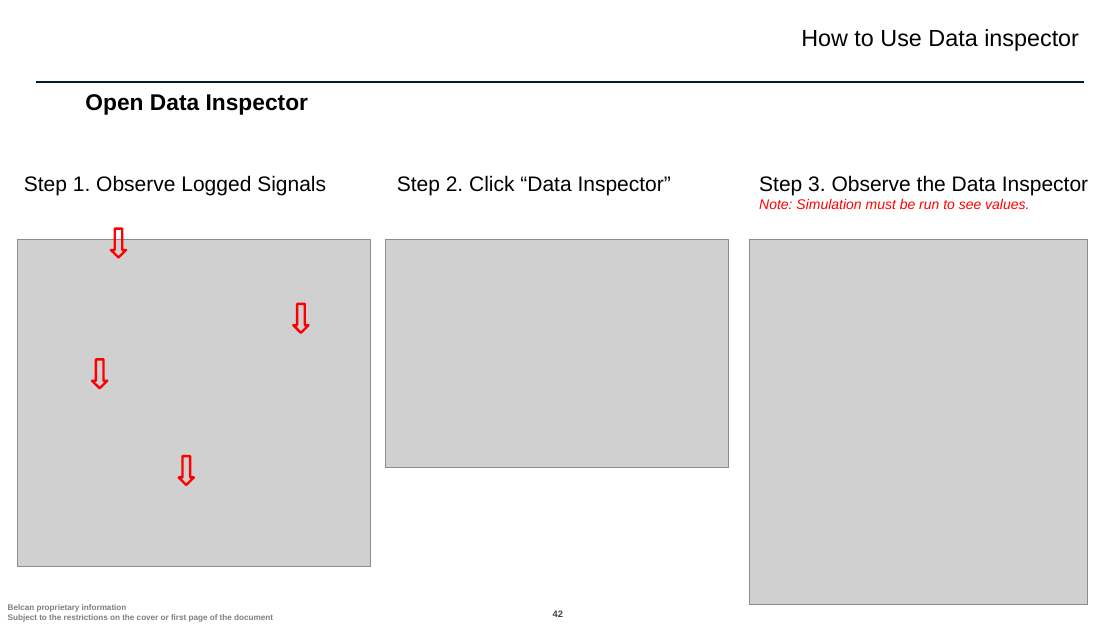
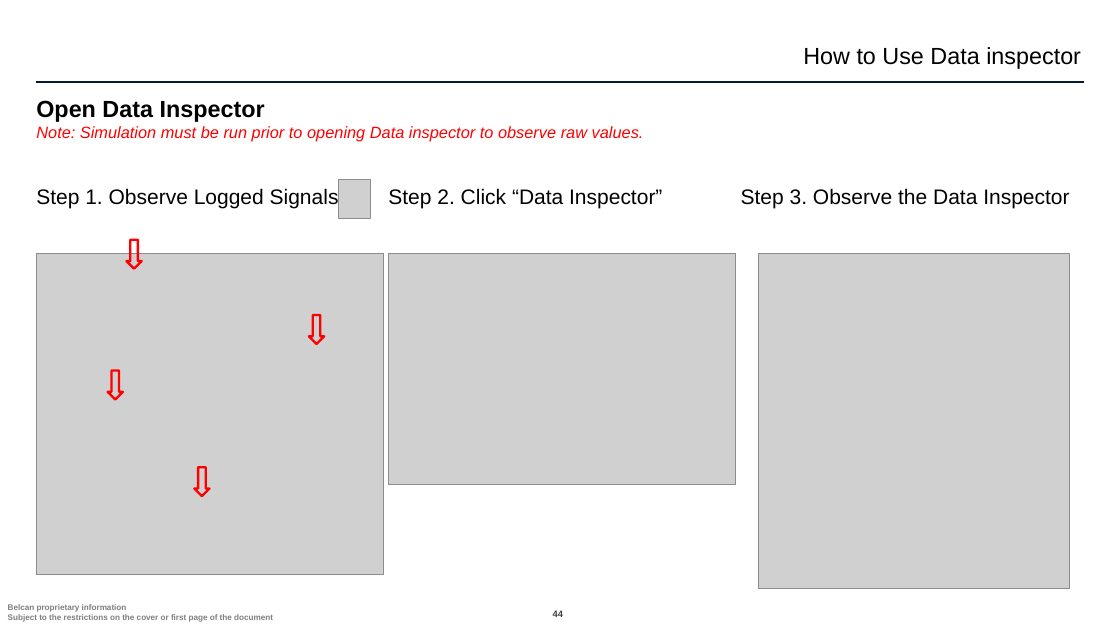
Before and after one commit to ntylerbelcan/aviation-controls-simulink-training-Belcan, a slide deck: slide 44 of ch01/Chapter 1 - Belcan.pptx (slide 42 before the commit). Drawn at 1120x630 pixels with LibreOffice and Linux fonts; fonts in the diff are those of the drawing; grey boxes stand for pictures; background and template pictures are left out. Boxes give left, top, right and bottom in pixels: in the first picture for what was removed or moved away, otherwise in the second. Text is boxed around its words. In the diff, an @@ line names an element or a change of style, - is before the commit and + after.

```diff
--- a/ch01/Chapter 1 - Belcan.pptx
+++ b/ch01/Chapter 1 - Belcan.pptx
@@ text "How to Use Data inspector": place and size @@
-text "How to Use Data inspector" at bbox=[801, 29, 1079, 51]
+text "How to Use Data inspector" at bbox=[803, 47, 1081, 69]
@@ title added at bbox=[36, 100, 644, 142], 14 pt, text #FF0000, italic @@
+Open Data Inspector
+Note: Simulation must be run prior to opening Data inspector to observe raw values.
@@ text removed at bbox=[85, 94, 308, 115] @@
-Open Data Inspector
@@ text "Step 1. Observe Logged Signals": place and size @@
-text "Step 1. Observe Logged Signals" at bbox=[24, 175, 326, 195]
+text "Step 1. Observe Logged Signals" at bbox=[36, 187, 339, 208]
@@ picture added at bbox=[339, 180, 371, 218] @@
@@ text "Step 2. Click “Data Inspector”": place and size @@
-text "Step 2. Click “Data Inspector”" at bbox=[397, 175, 671, 195]
+text "Step 2. Click “Data Inspector”" at bbox=[388, 188, 662, 208]
@@ more space between paragraphs in 3 elements at bbox=[388, 188, 662, 208], bbox=[36, 187, 339, 208], bbox=[741, 188, 1069, 208] @@
@@ text "Step 3. Observe the Data ...": place and size @@
-text "Step 3. Observe the Data ..." at bbox=[759, 175, 1088, 209]
+text "Step 3. Observe the Data ..." at bbox=[741, 188, 1069, 208]
@@ text at bbox=[759, 199, 1029, 209]: paragraph removed @@
-Note: Simulation must be run to see values.
@@ picture: place and size @@
-picture at bbox=[18, 239, 371, 566]
+picture at bbox=[36, 254, 383, 575]
@@ picture: place and size @@
-picture at bbox=[386, 239, 728, 468]
+picture at bbox=[388, 254, 735, 485]
@@ picture: place and size @@
-picture at bbox=[750, 239, 1088, 605]
+picture at bbox=[760, 254, 1070, 589]
@@ 4 up arrows: place and size @@
-4 up arrows at bbox=[92, 229, 308, 485]
+4 up arrows at bbox=[108, 239, 324, 496]
@@ page number at bbox=[553, 610, 563, 617]: text changed @@
-42
+44
```
Also in this commit, not shown: 46 other slides changed, 3 slides added.
